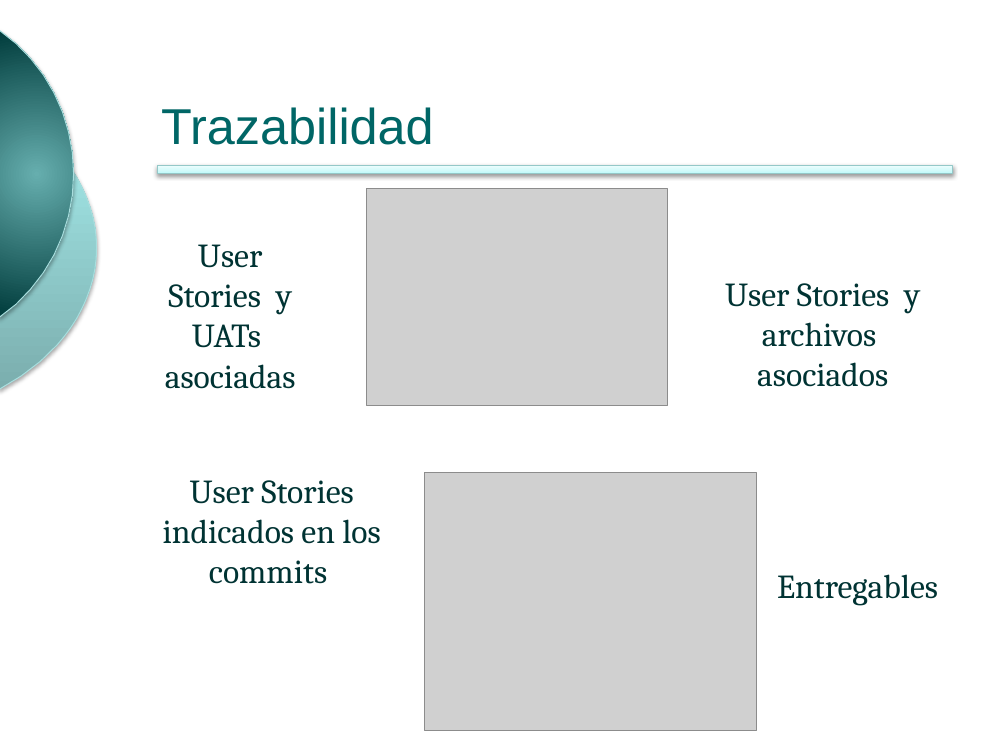
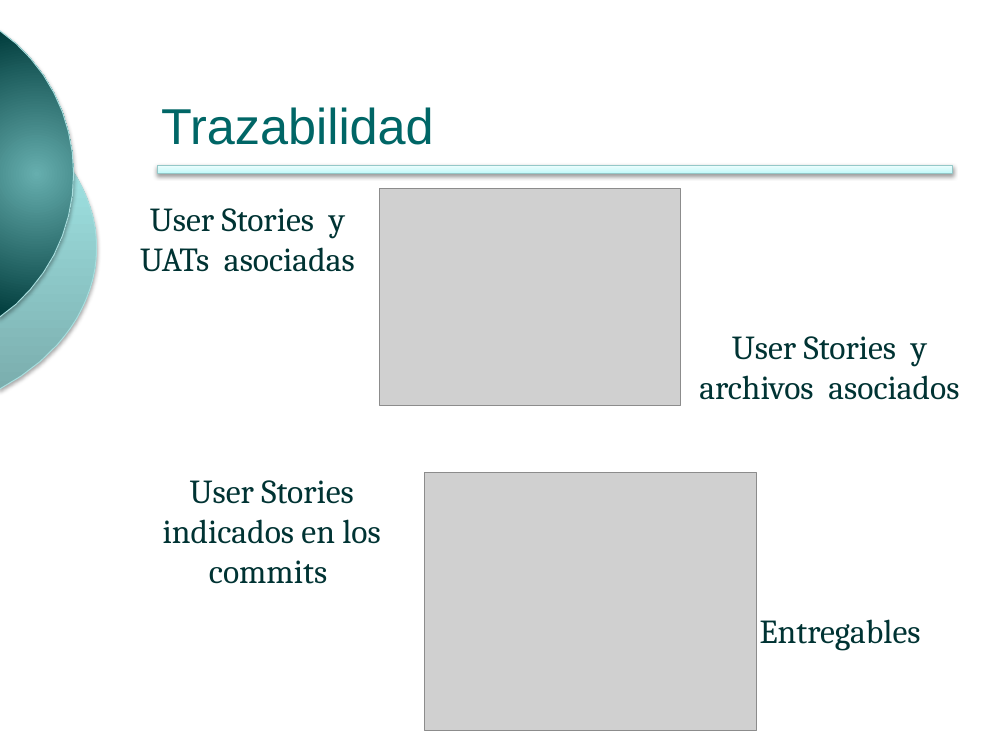
Before and after one commit to ingevy/taller-desarrollo-proyectos-ii-2do-2010, a slide deck: slide 10 of presentations/presentacionFinal.pptx (slide 11 before the commit). Drawn at 1008x756 pixels with LibreOffice and Linux fonts; fonts in the diff are those of the drawing; grey boxes stand for pictures; background and template pictures are left out. Boxes give left, top, right and bottom in pixels: in the first picture for what was removed or moved away, otherwise in the second. Text is boxed around its words. In the diff, an @@ line names an element or a change of style, - is before the commit and + after.

```diff
--- a/presentations/presentacionFinal.pptx
+++ b/presentations/presentacionFinal.pptx
@@ text "User Stories y" rewrapped from (x1=165, y1=244, x2=296, y2=389) to (x1=140, y1=208, x2=355, y2=272) @@
@@ picture moved from (x1=367, y1=188, x2=667, y2=405) to (x1=380, y1=188, x2=680, y2=405) @@
@@ text "User Stories y" rewrapped from (x1=725, y1=283, x2=920, y2=387) to (x1=699, y1=336, x2=959, y2=400) @@
@@ text "Entregables" moved from (x1=777, y1=574, x2=938, y2=606) to (x1=760, y1=619, x2=921, y2=651) @@
```
Also in this commit, not shown: 11 other slides changed.
